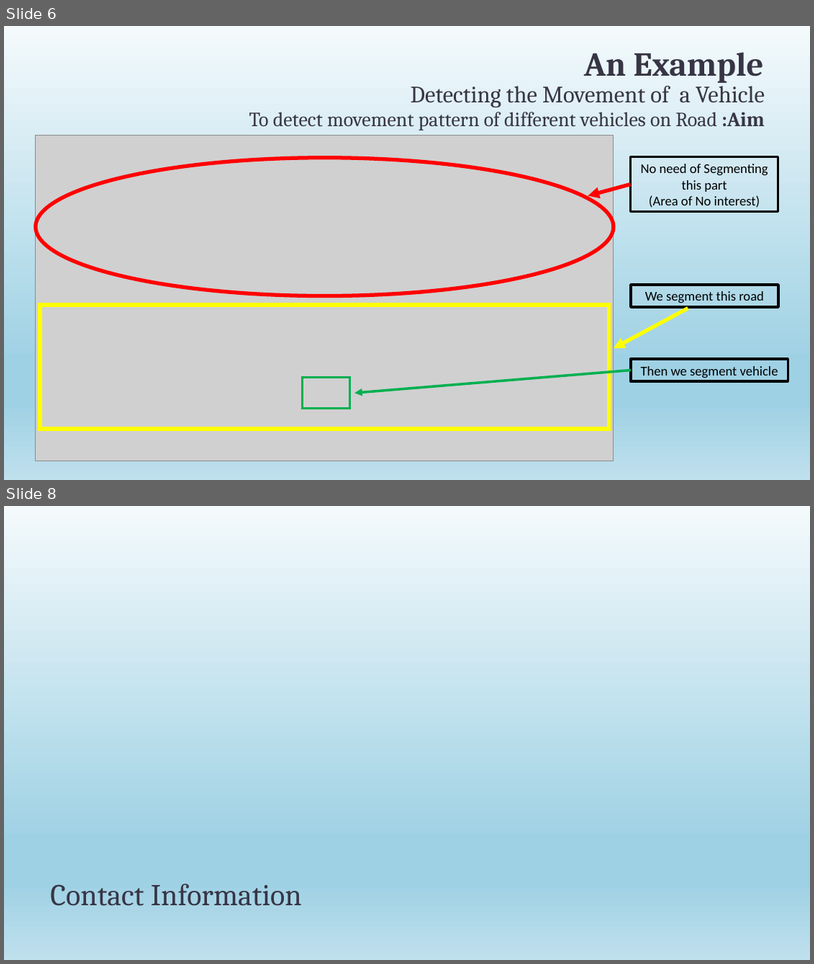
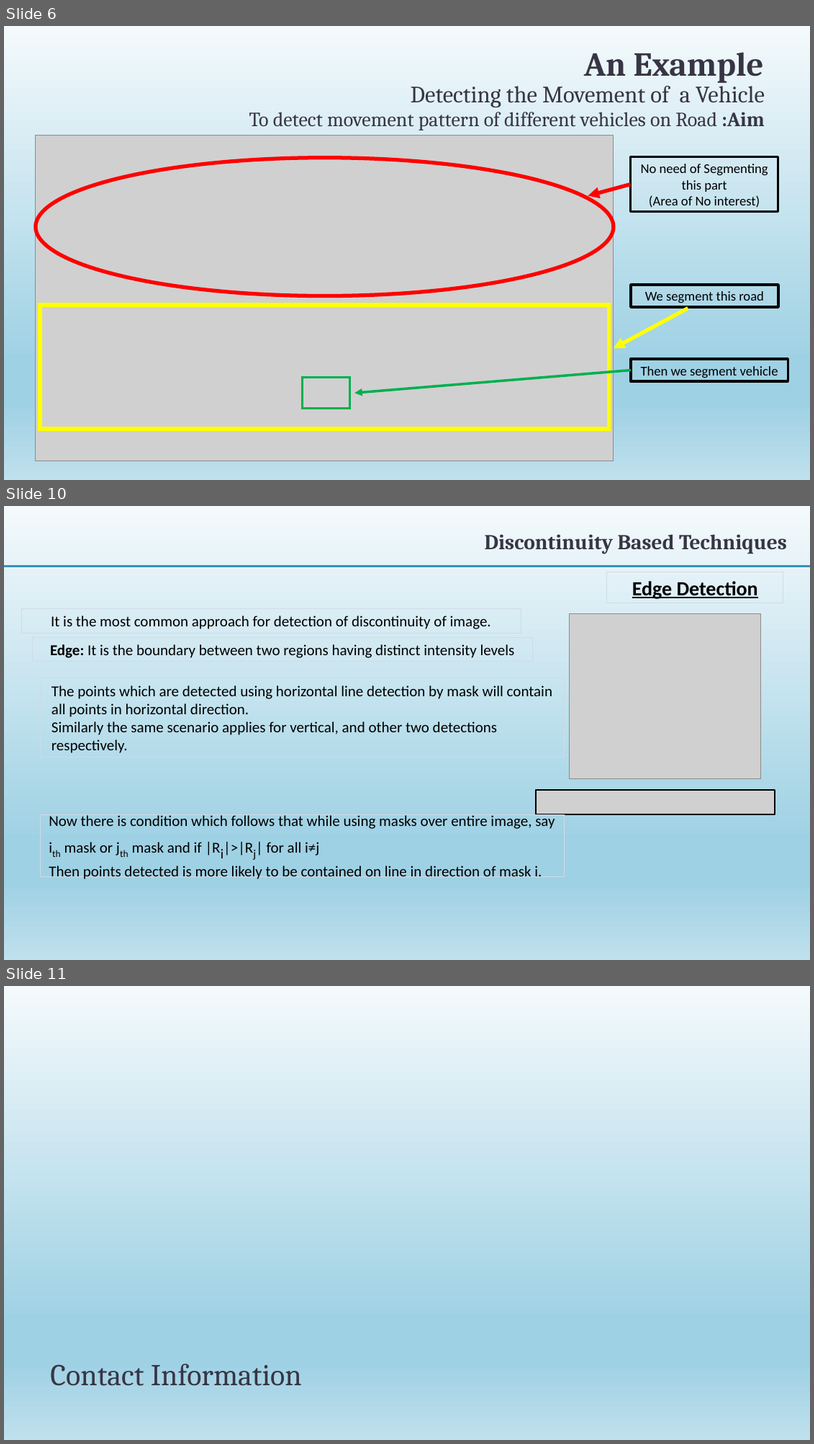
Before and after one commit to ravikumarmodi/Image-Segmentation, a slide deck: Image Segmentation.pptx. Shown one above the other, each under a label of ours: slides 6 and 8 before the commit, slides 6, 10 and 11 after it; the slides between them are not shown. The pictures are 814x964 and 814x1444 pixels, drawn with LibreOffice and Linux fonts; fonts in the diff are those of the drawing; grey boxes stand for pictures. Boxes give left, top, right and bottom in pixels: in the first picture for what was removed or moved away, otherwise in the second. Text is boxed around its words. In the diff, an @@ line names an element or a change of style, - is before the commit and + after.

```diff
--- a/Image Segmentation.pptx
+++ b/Image Segmentation.pptx
@@ slide 10 added at box(4, 506, 810, 960), background gradient #F5F8FA to #EBF1F5 to #CEDBE6; not listed: 1 template element that a slide beside it also shows @@
@@ title added at box(485, 534, 787, 554), 25.2 pt, text #373545, bold @@
+Discontinuity Based Techniques
@@ line added from (810, 566) to (4, 566), #3494BA 2.25 pt @@
@@ rectangle added at box(607, 572, 783, 602), outline #CEDBE6 0.75 pt, 24 pt, text #000000, bold, underline @@
+Edge Detection
@@ rectangle added at box(21, 609, 522, 633), outline #CEDBE6 0.75 pt, 18 pt, text #000000 @@
+It is the most common approach for detection of discontinuity of image.
@@ picture added at box(570, 614, 761, 779) @@
@@ rectangle added at box(32, 637, 532, 662), outline #CEDBE6 0.75 pt, 18 pt, text #000000 @@
+Edge: It is the boundary between two regions having distinct intensity levels
@@ rectangle added at box(40, 678, 564, 757), outline #CEDBE6 0.75 pt, 18 pt, text #000000 @@
+The points which are detected using horizontal line detection by mask will contain all points in horizontal direction.
+Similarly the same scenario applies for vertical, and other two detections respectively.
@@ picture added at box(536, 790, 774, 814) @@
@@ rectangle added at box(40, 815, 564, 876), outline #CEDBE6 0.75 pt, 18 pt, text #000000 @@
+Now there is condition which follows that while using masks over entire image, say ith mask or jth mask and if |Ri|>|Rj| for all i≠j
+Then points detected is more likely to be contained on line in direction of mask i.
@@ what was slide 8 is now slide 11 @@
```
Also in this commit, not shown: 2 slides changed, 2 other slides added.
